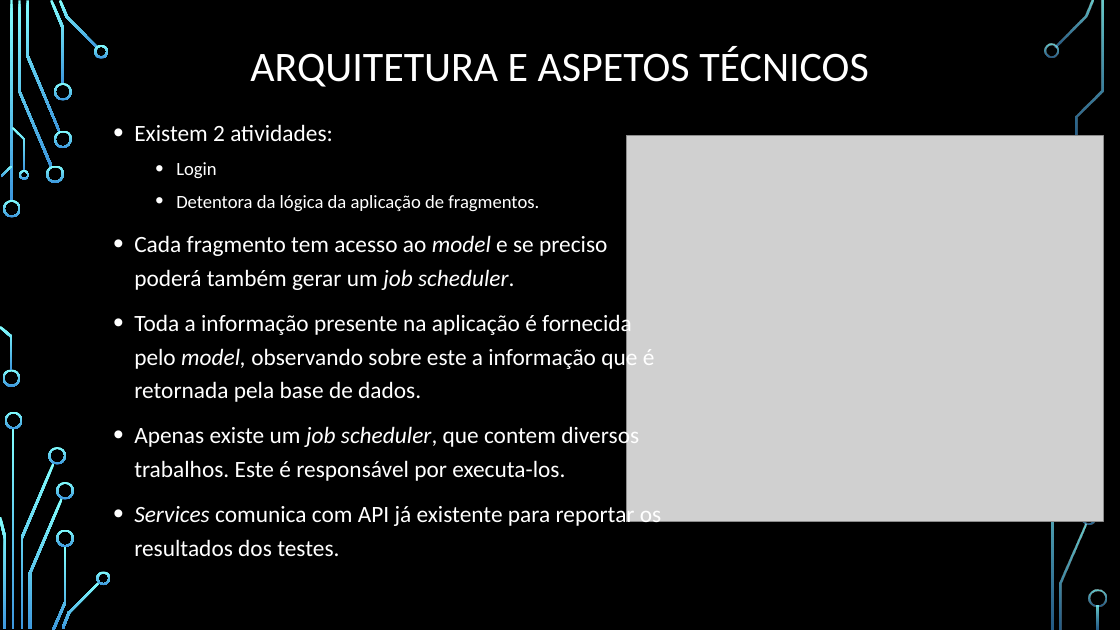
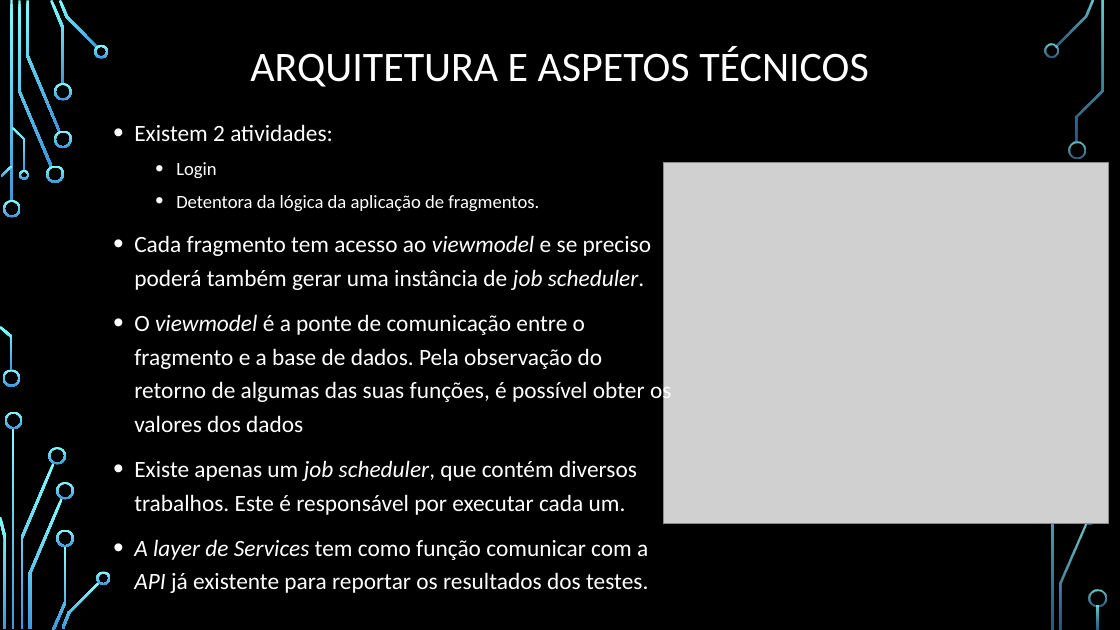
Before and after one commit to RicardoSilvaRCS/5G-QOS, a slide deck: slide 5 of Reports/Apresentação Progresso.pptx. Drawn at 1120x630 pixels with LibreOffice and Linux fonts; fonts in the diff are those of the drawing; grey boxes stand for pictures; background and template pictures are left out. Boxes give left, top, right and bottom in pixels: in the first picture for what was removed or moved away, otherwise in the second. Text is boxed around its words. In the diff, an @@ line names an element or a change of style, - is before the commit and + after.

```diff
--- a/Reports/Apresentação Progresso.pptx
+++ b/Reports/Apresentação Progresso.pptx
@@ freeform shape added at [1069,141,1086,159], fill gradient #82FFFF to #3D97DE @@
@@ picture: place and size @@
-picture at [627,136,1104,523]
+picture at [664,162,1109,523]
@@ text at [134,235,671,593]: text changed @@
-• Cada fragmento tem acesso ao model e se preciso poderá também gerar um job scheduler.
-• Toda a informação presente na aplicação é fornecida pelo model, observando sobre este a informação que é retornada pela base de dados.
-• Apenas existe um job scheduler, que contem diversos trabalhos. Este é responsável por executa-los.
-• Services comunica com API já existente para reportar os resultados dos testes.
+• Cada fragmento tem acesso ao viewmodel e se preciso poderá também gerar uma instância de job scheduler.
+• O viewmodel é a ponte de comunicação entre o fragmento e a base de dados. Pela observação do retorno de algumas das suas funções, é possível obter os valores dos dados
+• Existe apenas um job scheduler, que contém diversos trabalhos. Este é responsável por executar cada um.
+• A layer de Services tem como função comunicar com a API já existente para reportar os resultados dos testes.
```
Also in this commit, not shown: 5 other slides changed, 7 other files.
